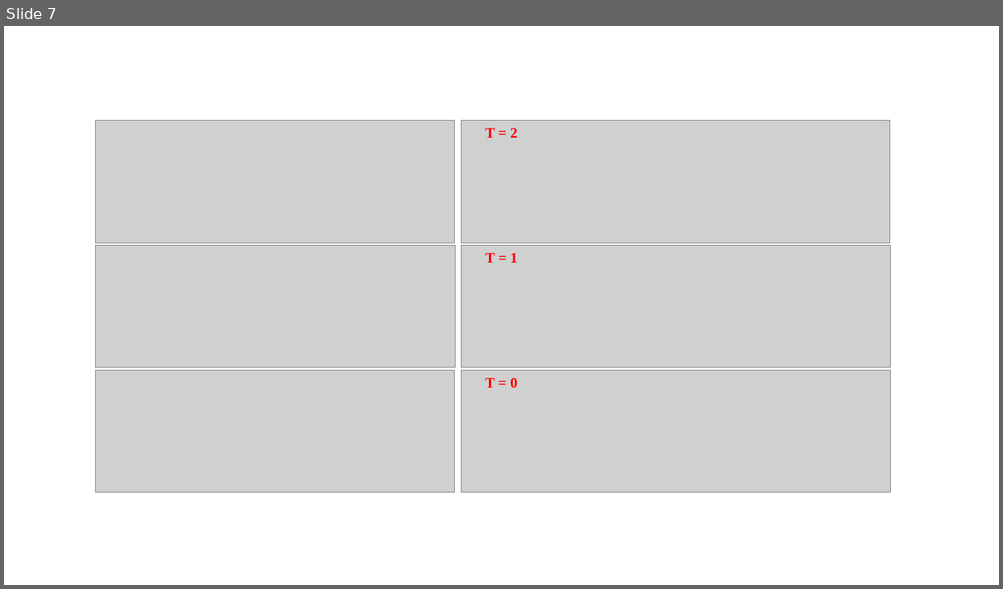
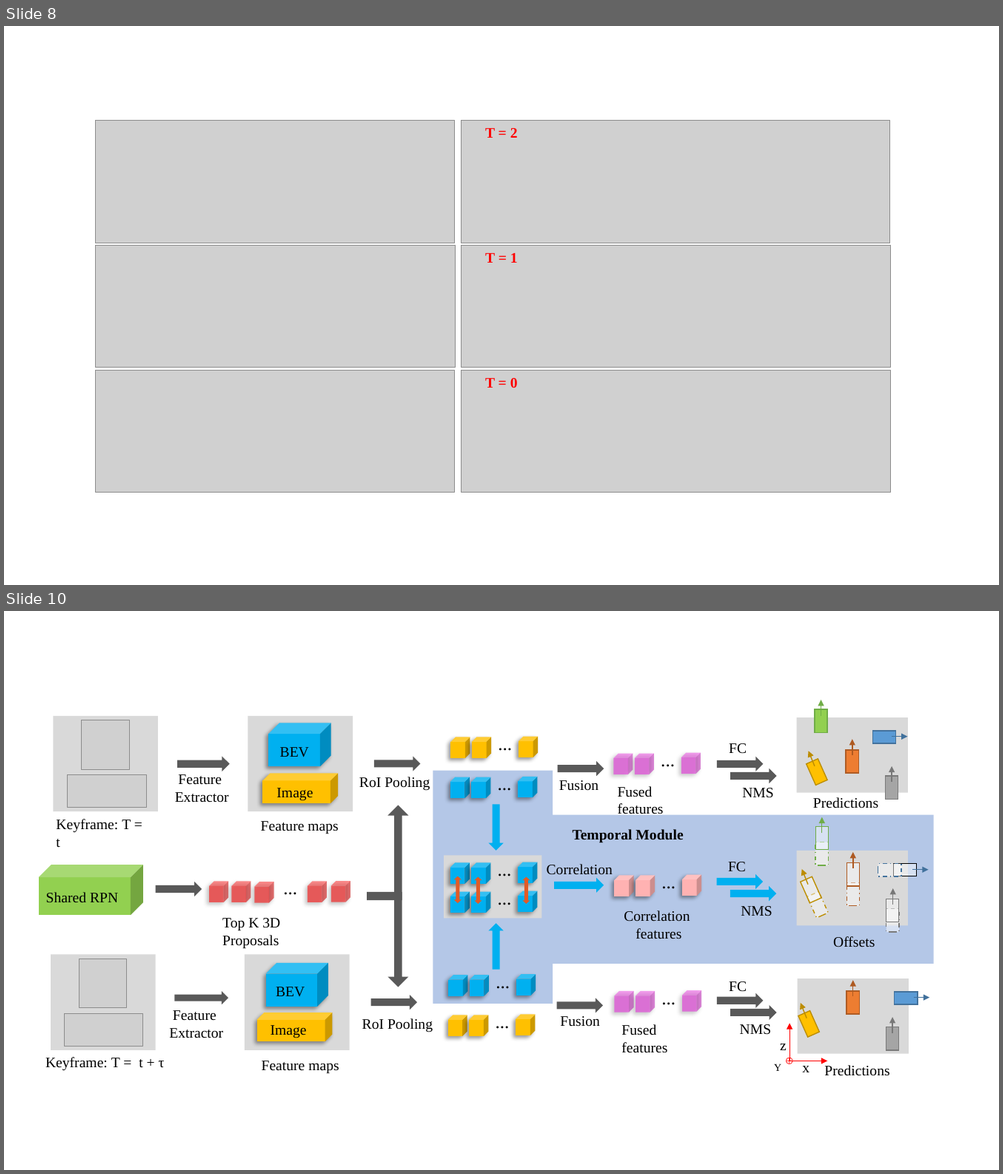
Before and after one commit to Guoxs/DODT, a slide deck: doc/DODT/images/figure.pptx. Shown one above the other, each under a label of ours: slide 7 before the commit, slides 8 and 10 after it; the slides between them are not shown. The pictures are 1003x589 and 1003x1174 pixels, drawn with LibreOffice and Linux fonts; fonts in the diff are those of the drawing; grey boxes stand for pictures. Boxes give left, top, right and bottom in pixels: in the first picture for what was removed or moved away, otherwise in the second. Text is boxed around its words. In the diff, an @@ line names an element or a change of style, - is before the commit and + after.

```diff
--- a/doc/DODT/images/figure.pptx
+++ b/doc/DODT/images/figure.pptx
@@ slide 10 added at bbox=[4, 611, 999, 1170], background #FFFFFF @@
@@ group added at bbox=[38, 700, 933, 1076]: 43 texts, 37 cubes, 29 rectangles, 16 right arrows, 16 arrows, 4 pictures, 3 up down arrows, 2 lines, 1 ellipse @@
+...
+Top K 3D Proposals
+Feature
+Extractor
+Feature
+Extractor
+RoI Pooling
+Keyframe: T = t
+Keyframe: T = t + τ
+RoI Pooling
+Feature maps
+...
+...
+...
+...
+Fusion
+...
+Fusion
+...
+Fused features
+Fused features
+...
+Correlation
+features
+FC
+NMS
+FC
+NMS
+FC
+NMS
+Feature maps
+Shared RPN
+Offsets
+Predictions
+Predictions
+Correlation
+...
+...
+Temporal Module
+x
+z
+Y
+BEV
+BEV
+Image
+Image
@@ bent up arrow added at bbox=[367, 805, 408, 900], fill #595959 @@
@@ bent up arrow added at bbox=[367, 892, 408, 988], fill #595959 @@
@@ what was slide 7 is now slide 8 @@
```
Also in this commit, not shown: 4 slides changed, 6 other slides added, 37 other files.
